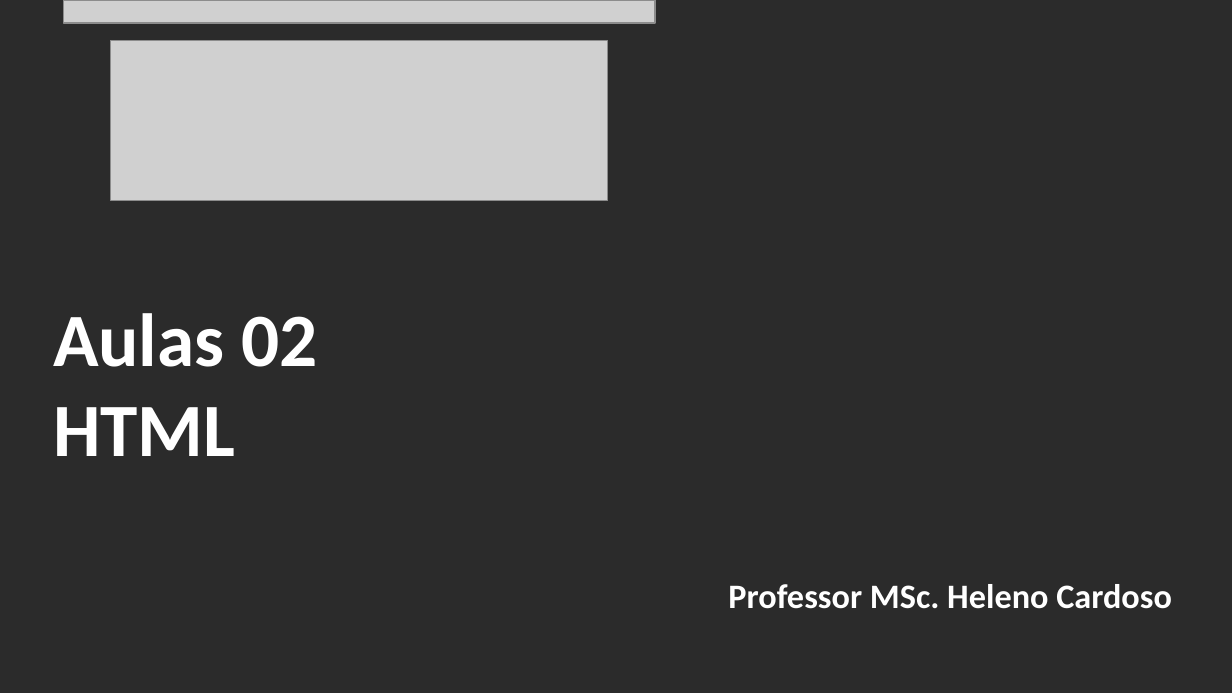
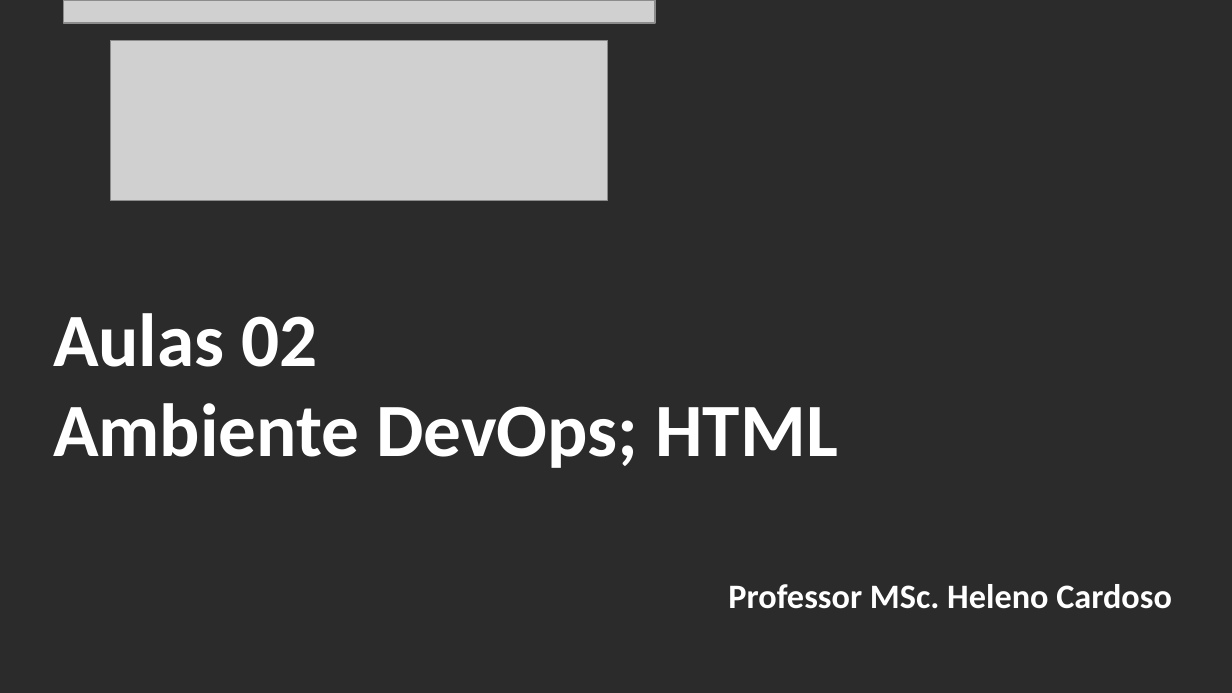
Before and after one commit to CloudEducationBrazil/WydenDesenvolvimentoWebPHP, a slide deck: slide 2 of 01 Classes/Aula 02 Desenvolvimento Web PHP - HTML.pptx. Drawn at 1232x693 pixels with LibreOffice and Linux fonts; fonts in the diff are those of the drawing; grey boxes stand for pictures; background and template pictures are left out; a plain dark background stands for a picture behind light text. Boxes give left, top, right and bottom in pixels: in the first picture for what was removed or moved away, otherwise in the second. Text is boxed around its words. In the diff, an @@ line names an element or a change of style, - is before the commit and + after.

```diff
--- a/01 Classes/Aula 02 Desenvolvimento Web PHP - HTML.pptx
+++ b/01 Classes/Aula 02 Desenvolvimento Web PHP - HTML.pptx
@@ title at (x1=53, y1=313, x2=838, y2=468): text changed @@
-Aulas 02
-HTML
+Aulas 02
+Ambiente DevOps; HTML
```
Also in this commit, not shown: 12 other slides changed, 6 slides removed, 1 other file.
